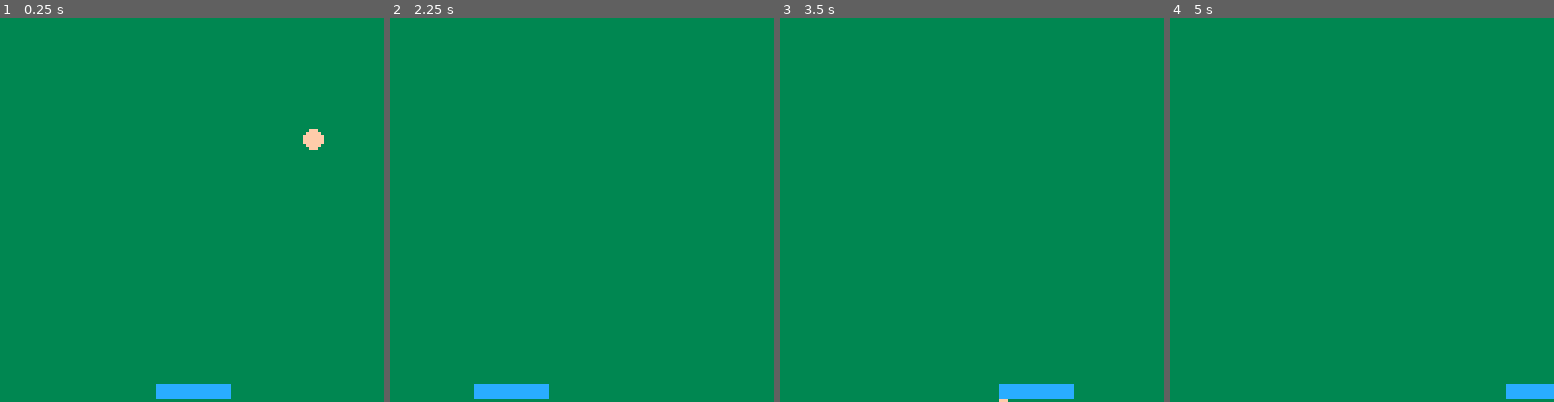
Above: before the commit, frames 1-4 (left to right).
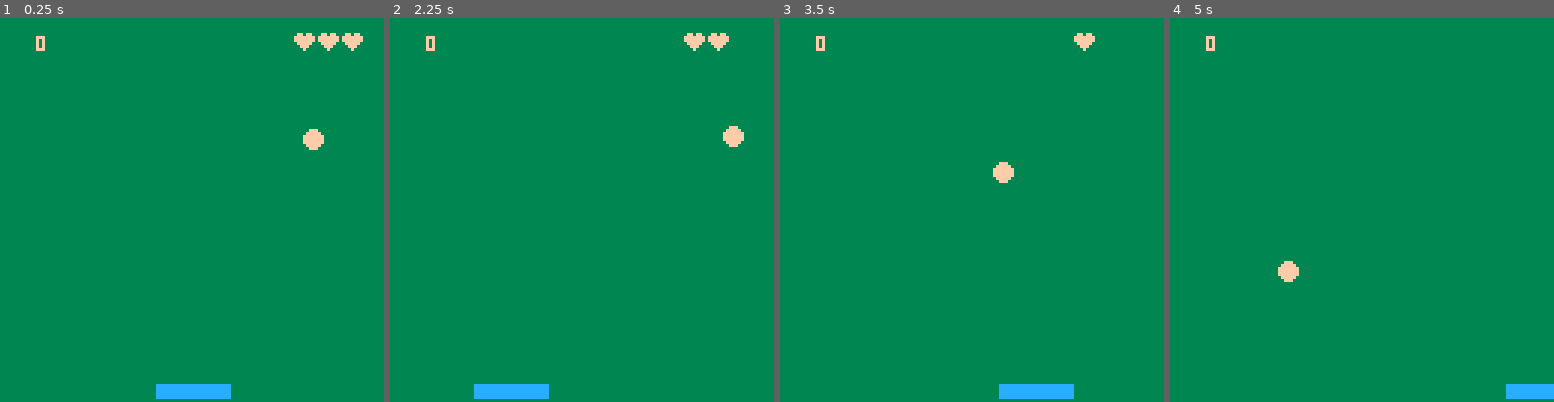
Above: after the commit, the same moments.

Repository: JuanIzquierdoDomenech/-AgoraConstructMedia
Game: PICO-8 cartridge pico8/squashy/squashy.p8
Two runs of this game, one before a commit and one after it. Both use one fixed random seed, a clock stepped at 60 frames per second and the inputs below.
Inputs:
- Up to frame 1 (0.25 s): no input
- Up to frame 2 (2.25 s): hold Left from 1.97 s (still down)
- Up to frame 3 (3.5 s): release Left at 2.37 s; hold Right from 2.87 s (still down)
- Up to frame 4 (5 s): release Right at 3.53 s; hold Right 4.13-4.53 s

The runs differ from the first frame. In frame 1, 0.6% of the frame differs, in the area x 9-95%, y 3-9%; in frame 2, 0.6%, in the area x 9-93%, y 3-34%; in frame 3, 0.5%; in frame 4, 0.3%.

Commit message:
Update squashy game

Diff:
--- a/pico8/squashy/squashy.p8
+++ b/pico8/squashy/squashy.p8
@@ -13,6 +13,16 @@
 ballsize = 3
 ballxdir = 5
 ballydir = -3
+
+--score
+score = 0
+
+--lives
+lives = 3
+
+--music
+playing = 0
+music(0)
 
 function movepaddle()
  if btn(0) then
@@ -52,7 +62,26 @@
  ballx <= padx + padw and
  bally+ballsize > pady then
   sfx(0)
+  score += 10 --increase the score on a hit!
   ballydir = -ballydir
+ end
+end
+
+function losedeadball()
+ if bally > 128-ballsize then
+  if lives > 0 then
+   --next life
+   sfx(3)
+   bally = 24
+   lives -= 1
+  else
+   --gameover
+   ballydir = 0
+   ballxdir = 0
+   bally = 64
+   ballx = 64
+   sfx(1)
+  end
  end
 end
 
@@ -61,11 +90,20 @@
  bounceball()
  bouncepaddle()
  moveball()
+ losedeadball()
 end
 
 function _draw()
  --clear the screen
  rectfill(0,0,128,128,3)
+
+ --draw lives
+ for i=1,lives do
+  spr(004,90+i*8,4)
+ end
+
+ --draw the score
+ print(score,12,6,15)
 
  --draw the paddle
  rectfill(padx,pady,padx+padw,pady+padh,12)
@@ -75,5 +113,17 @@
 end
 __gfx__
 00000000000000000000000000000000000000000000000000000000000000000000000000000000000000000000000000000000000000000000000000000000
-00000000000000000000000000000000000000000000000000000000000000000000000000000000000000000000000000000000000000000000000000000000
-00700700000400000000000000000000000000000000000000000000000000000000000000000000000000000000000000000000000000000000000000000000
+000000000000000000000000000000000ff0ff000000000000000000000000000000000000000000000000000000000000000000000000000000000000000000
+00700700000000000000000000000000fffffff00000000000000000000000000000000000000000000000000000000000000000000000000000000000000000
+00077000000000000000000000000000fffffff00000000000000000000000000000000000000000000000000000000000000000000000000000000000000000
+000770000000000000000000000000000fffff000000000000000000000000000000000000000000000000000000000000000000000000000000000000000000
+0070070000000000000000000000000000fff0000000000000000000000000000000000000000000000000000000000000000000000000000000000000000000
+00000000000000000000000000000000000f00000000000000000000000000000000000000000000000000000000000000000000000000000000000000000000
+…(8 lines of a section not shown)…
Not shown, changed: the music (__music__) section of pico8/squashy/squashy.p8
Not shown, changed: the sound effects (__sfx__) section of pico8/squashy/squashy.p8
Not shown, changed: pico8/squashy/squashy.js
